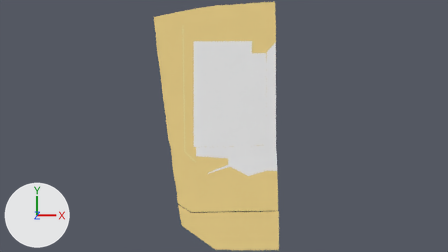
An edit to the Blender file HomeIdeas/Backyard Ideas/backyard2.blend, drawn before and after from the same camera.
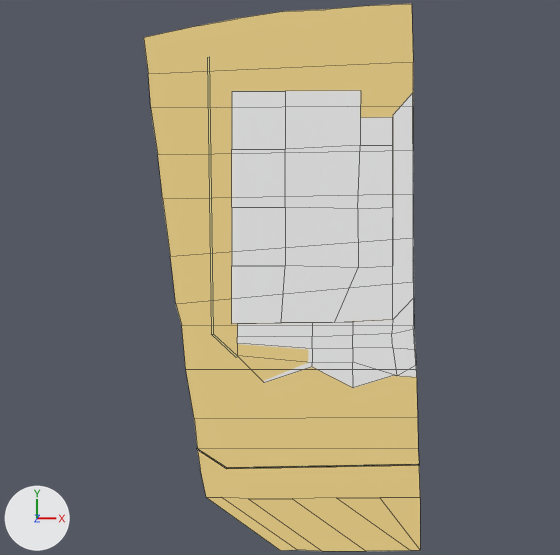
There are two pictures of each version: one from the file's camera 'Camera', one close up on the part from 20% to 76% of the width and 0% to 100% of the height. The axes (+X, +Y, +Z) are drawn at lower left. The lights are the same throughout. The close-ups show mesh edges as thin lines.

Objects in the first close-up: 'House Foundation', 'Patio', 'Property Foundation'.
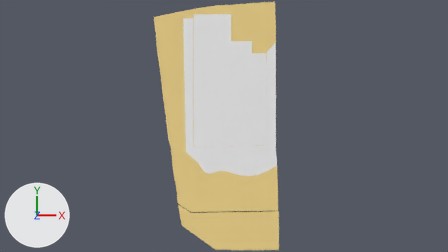
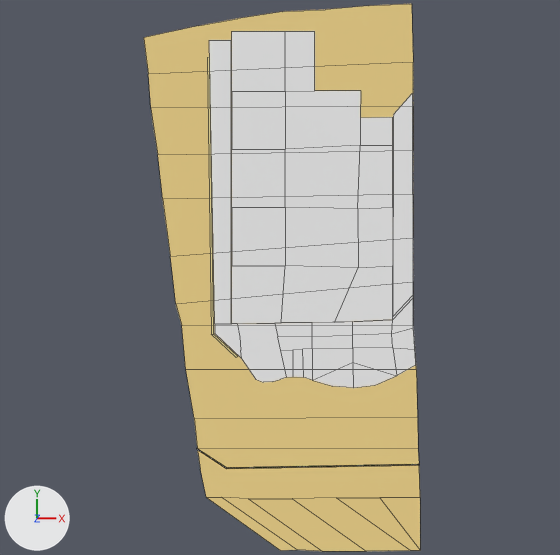
Where the newer file only moved an object's origin or applied its transform, the numbers keep the older frame.

Changed parts and their boxes (x1, y1, x2, y2) in the close-ups (560 x 555 px):
'House Foundation', reshaped (26% taller)
    before: (232, 91, 393, 324)
    after: (232, 31, 393, 324)
'Patio', reshaped (15% wider, 18% taller)
    before: (237, 93, 417, 388)
    after: (209, 40, 416, 388)
part 2 of me_house_foundation, built on
    before: (285, 91, 361, 149)
    after: (232, 31, 361, 149)

The change in detail:
me_plane is used by ob_patio; location (-2.5, -41.3, 0.0); scale (2.44, 12.7, 0.000244).
me_plane had 36 vertices, 23 faces and spanned x -10.0..23.0, y 0.0..10.0, z -777.0..-41.0.
me_plane now has 63 vertices, 25 faces, 17 loose edges and spans x -16.0..23.0, y 0.0..12.0, z -41.0.
Part 1, on me_plane:
7 vertices are removed from x -10.0..23.0, y 0.0..2.0, z -777.0..-41.0.
21 faces are deleted.
6 vertices move within x -10.0..23.0, y 0.0..1.0, z -41.0.
34 vertices are added at x -16.0..22.0, y 0.0..12.0, z -41.0.
17 loose edges are added.
23 new faces join them.
me_house_foundation has 21 vertices, 12 faces and spans x -1.0..0.5, y -1.0..1.01, z 0.0.
me_house_foundation is used by ob_house_foundation; location (18.2, 35.3, 0.0); scale (48.9, 53.0, 0.00489).
Verts and faces of me_house_foundation; kept vertices keep their numbers, new ones are numbered from 21.
Before the commit, vertices of me_house_foundation: 1 (-1.0, 1.0, 0.0) at pixel (231, 91), 3 (0.2, 1.01, 0.0) at pixel (360, 90), 7 (-0.5, 1.0, 0.0) at pixel (285, 91), 10 (0.2, 0.77, 0.0) at pixel (360, 117), 12 (0.2, 0.54, 0.0) at pixel (360, 145).
Before the commit, vertices of me_house_foundation: 17 (-0.5, 0.5, 0.0) at pixel (285, 149).
Part 2, on me_house_foundation:
Faces deleted: (3, 7, 17, 12, 10).
New vertex 21 is at (-0.23, 1.0, 0.0), pixel (314, 90).
New vertex 22 is at (-1.0, 1.52, 0.0), pixel (231, 31).
New vertex 23 is at (-0.5, 1.52, 0.0), pixel (285, 31).
New vertex 24 is at (-0.23, 1.52, 0.0), pixel (314, 31).
New faces: (3, 21, 7, 17, 12, 10), (7, 21, 24, 23), (1, 7, 23, 22).
